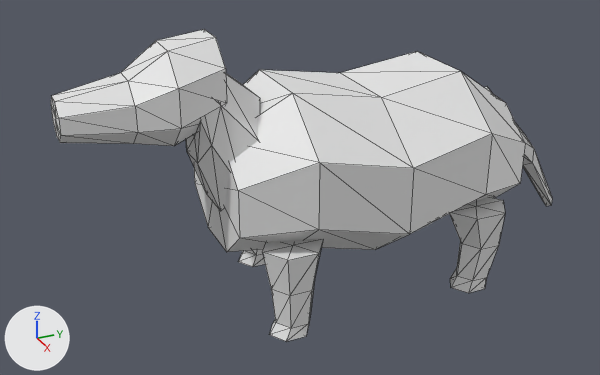
The OBJ model data/animals/tatu/walk/0.obj as it was, and as the next commit left it.
One viewpoint serves both versions: a 50 mm lens placed at (1.127, -0.612, 0.752), pointed at (-0.01, -0.1, 0.183). Lighting does not change. The marker at lower left points along +X, +Y and +Z. The picture after the commit comes second. Mesh edges are drawn as thin lines. Where no turn or scale is listed for an object, it has been applied to the vertices.

In view in the first picture: 'tatu_walk_0'.
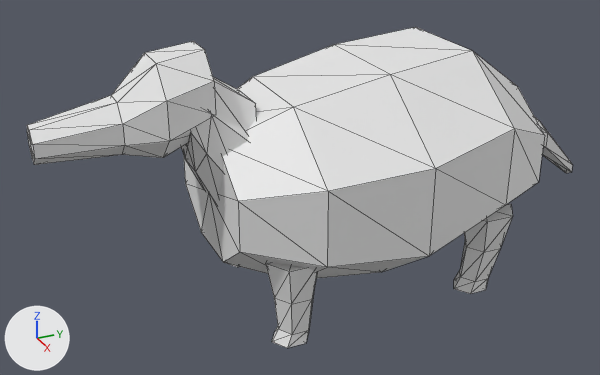
Changed parts and their boxes [x1, y1, x2, y2] in the pictures (600 x 375 px; the box of a moved part takes in the faces that stretch with it):
'tatu_walk_0', reshaped (9% wider)
    before: [51, 30, 552, 341]
    after: [27, 27, 572, 348]
part 1 of me_tatu_walk_0, moved or reshaped
    before: [262, 239, 323, 341]
    after: [266, 262, 317, 348]
part 2 of me_tatu_walk_0, moved or reshaped
    before: [51, 30, 552, 293]
    after: [27, 27, 572, 294]

The edits, one by one:
me_tatu_walk_0 is used by ob_tatu_walk_0; location (0.0, 0.0, 0.0).
me_tatu_walk_0 had 226 vertices, 420 faces and spanned x -0.173..0.173, y -0.474..0.418, z 0.0..0.458.
me_tatu_walk_0 now has 226 vertices, 420 faces and spans x -0.229..0.229, y -0.512..0.456, z 0.0..0.442.
me_tatu_walk_0 part 1: the loose piece of 26 vertices spanning x 0.074..0.149, y -0.217..-0.116, z 0.0..0.15 is scaled about its middle by (0.914, 0.919, 0.93), then moved by (0.019, -0.007, -0.005).
me_tatu_walk_0 part 2: 200 of 226 vertices moved; they spanned x -0.173..0.173, y -0.474..0.418, z 0.002..0.458 and now span x -0.229..0.229, y -0.512..0.456, z 0.002..0.442; mean shift (-0.002, -0.002, -0.002); largest move (0.013, 0.418, 0.074) -> (0.013, 0.456, 0.136).
